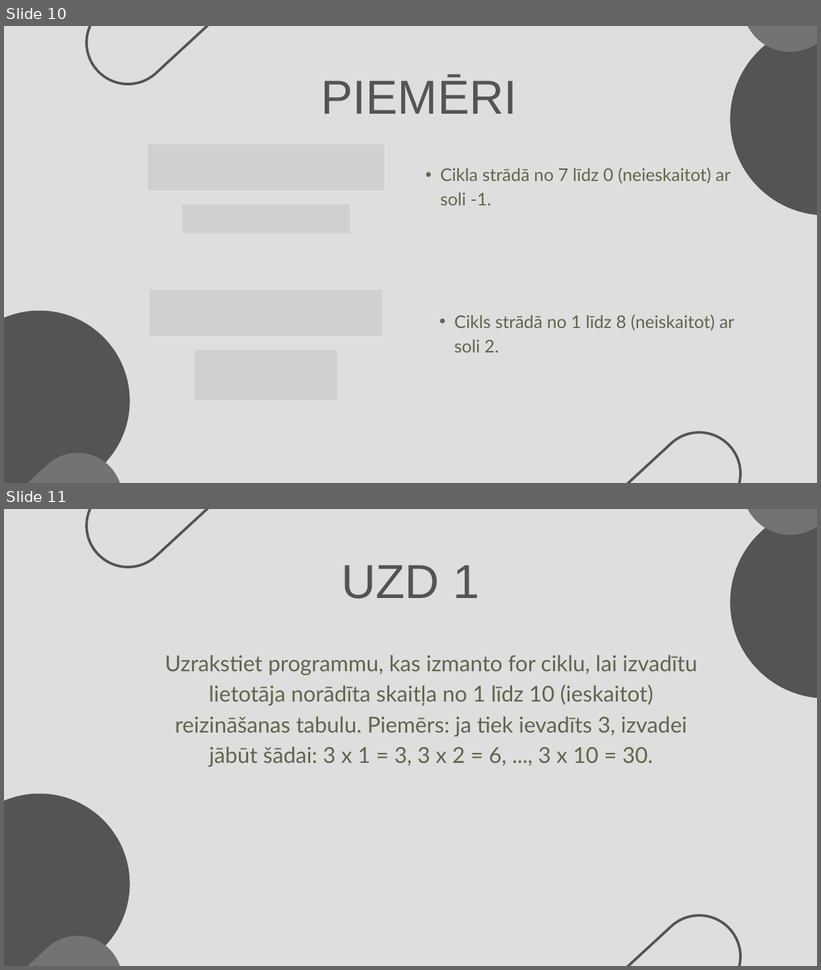
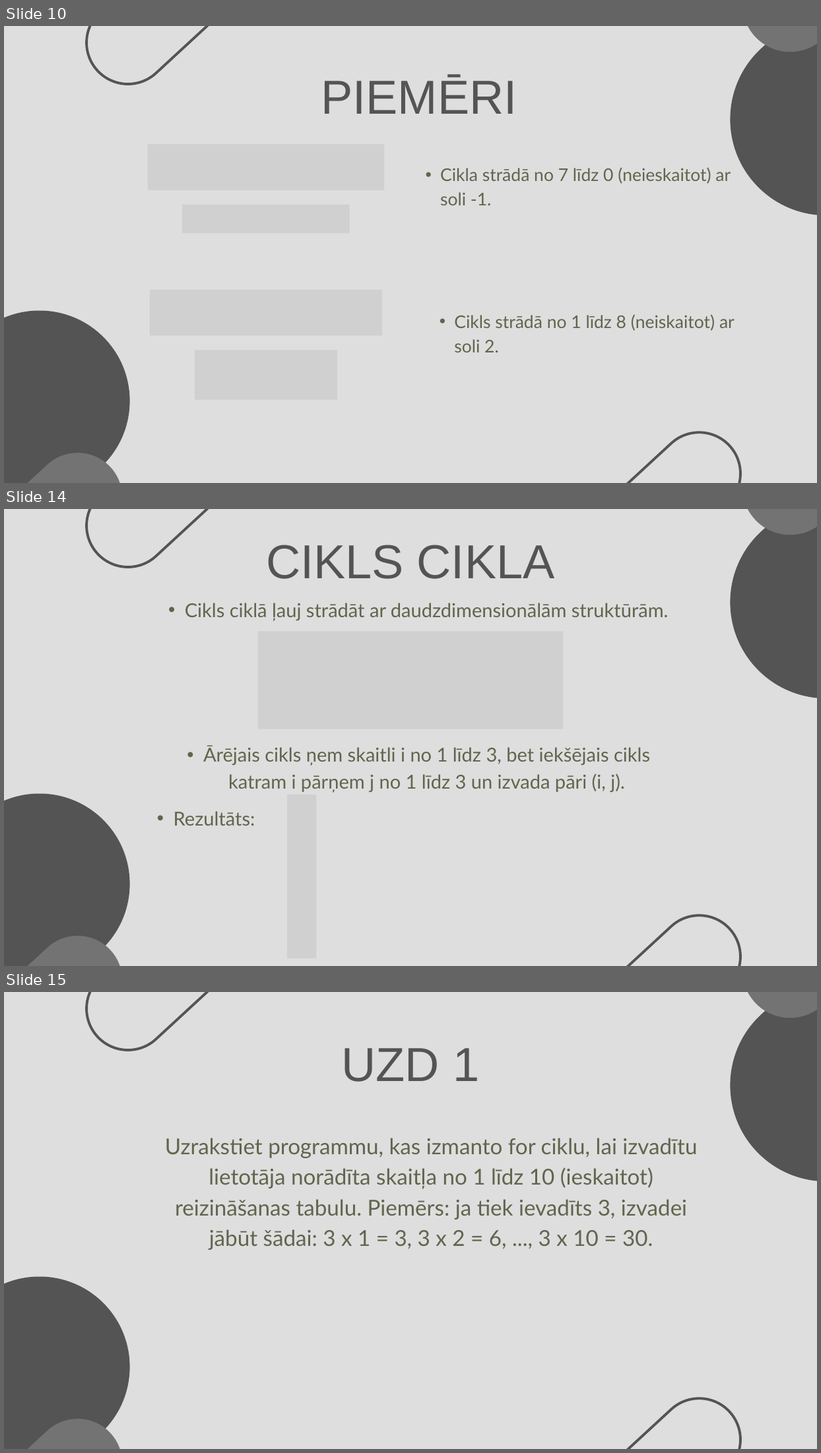
Before and after one commit to 123gleb123/Cecotkins_Eksamens2, a slide deck: Cikls ar skaitītāju programmēšanas valodā Python.pptx. Shown one above the other, each under a label of ours: slides 10 and 11 before the commit, slides 10, 14 and 15 after it; the slides between them are not shown. The pictures are 821x970 and 821x1453 pixels, drawn with LibreOffice and Linux fonts; fonts in the diff are those of the drawing; grey boxes stand for pictures. Boxes give left, top, right and bottom in pixels: in the first picture for what was removed or moved away, otherwise in the second. Text is boxed around its words. In the diff, an @@ line names an element or a change of style, - is before the commit and + after.

```diff
--- a/Cikls ar skaitītāju programmēšanas valodā Python.pptx
+++ b/Cikls ar skaitītāju programmēšanas valodā Python.pptx
@@ slide 14 added at [4,509,817,966], background #DEDEDE @@
@@ freeform shape added at [69,509,248,584], outline #545454 4.5 pt @@
@@ freeform shape added at [690,509,817,739], fill #545454 @@
@@ freeform shape added at [723,509,817,555], fill #737373 @@
@@ text added at [266,545,555,579], 84.5 pt, text #545454 @@
+CIKLS CIKLA
@@ text added at [185,603,669,621], 34 pt, text #61654D @@
+  • Cikls ciklā ļauj strādāt ar daudzdimensionālām struktūrām.
@@ picture added at [258,631,564,729] @@
@@ text added at [203,745,650,793], 34 pt, text #61654D @@
+  • Ārējais cikls ņem skaitli i no 1 līdz 3, bet iekšējais cikls katram i pārņem j no 1 līdz 3 un izvada pāri (i, j).
@@ freeform shape added at [4,757,167,966], fill #545454 @@
@@ picture added at [287,795,317,958] @@
@@ text added at [174,811,255,826], 34 pt, text #61654D @@
+  • Rezultāts:
@@ freeform shape added at [580,898,758,966], outline #545454 4.5 pt @@
@@ freeform shape added at [4,918,141,966], fill #737373 @@
@@ what was slide 11 is now slide 15 @@
```
Also in this commit, not shown: 3 other slides added, 1 other file.
